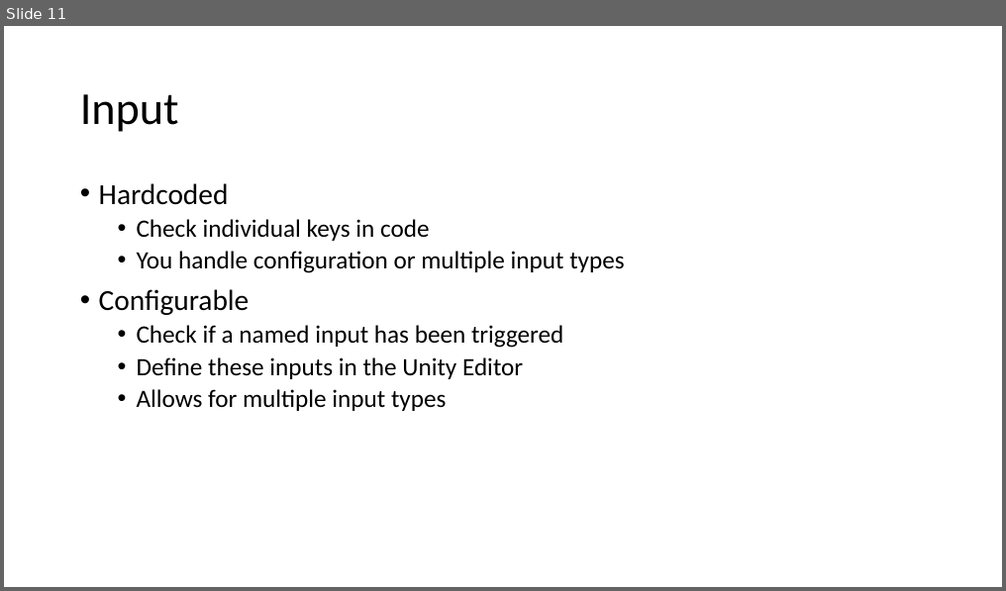
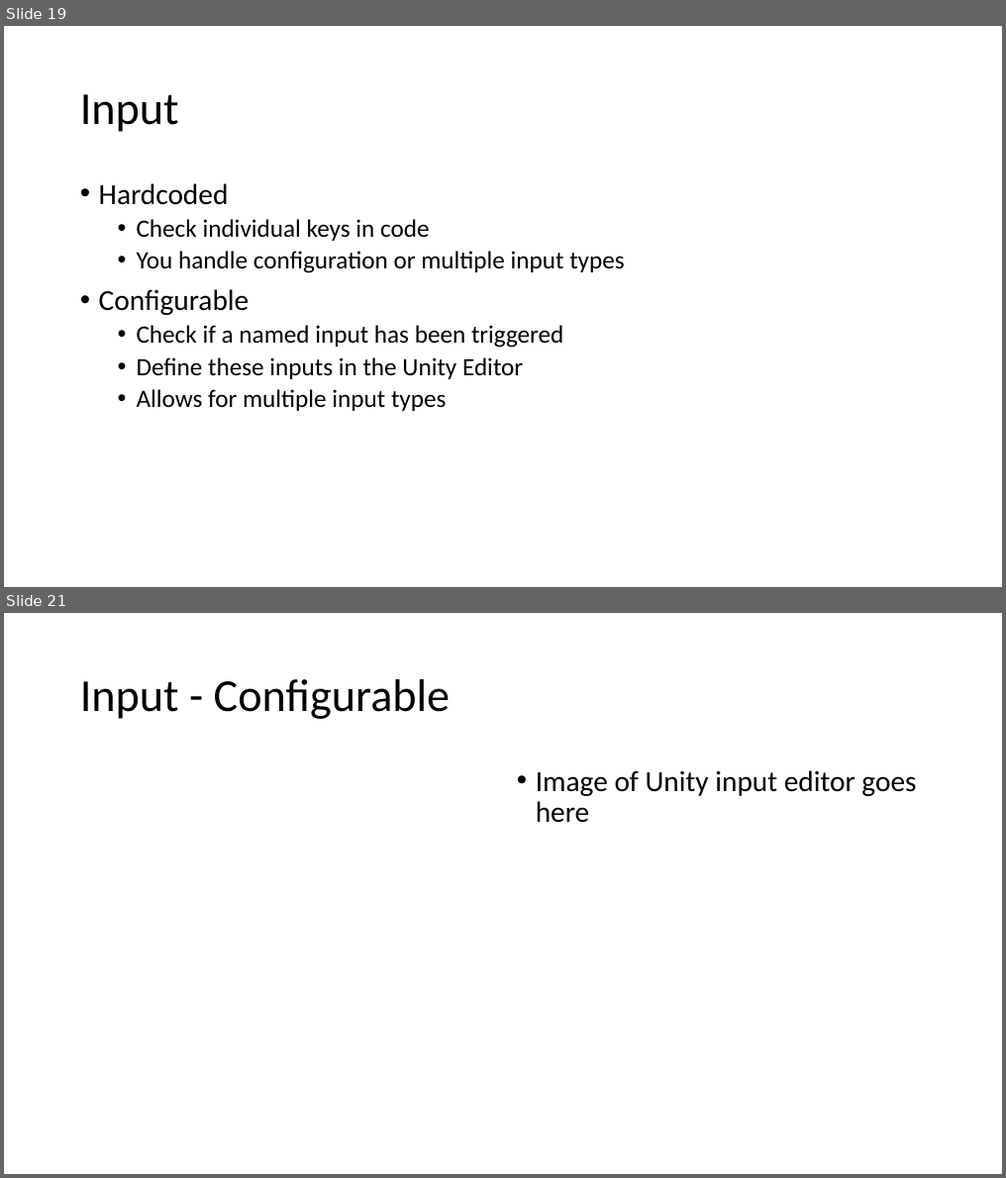
Before and after one commit to quandtm/UnitySTWorkshop, a slide deck: ST_Unity_101_Part1.pptx. Shown one above the other, each under a label of ours: slide 11 before the commit, slides 19 and 21 after it; the slides between them are not shown. The pictures are 1006x591 and 1006x1178 pixels, drawn with LibreOffice and Linux fonts; fonts in the diff are those of the drawing. Boxes give left, top, right and bottom in pixels: in the first picture for what was removed or moved away, otherwise in the second. Text is boxed around its words. In the diff, an @@ line names an element or a change of style, - is before the commit and + after.

```diff
--- a/ST_Unity_101_Part1.pptx
+++ b/ST_Unity_101_Part1.pptx
@@ slide 21 added at [4,613,1002,1174], background #FFFFFF @@
@@ title added at [80,679,450,719], 44 pt, text #000000 @@
+Input - Configurable
@@ text added at [536,770,916,823], 28 pt, text #000000 @@
+• Image of Unity input editor goes here
@@ what was slide 11 is now slide 19 @@
```
Also in this commit, not shown: 20 other slides added, 1 slide removed.
